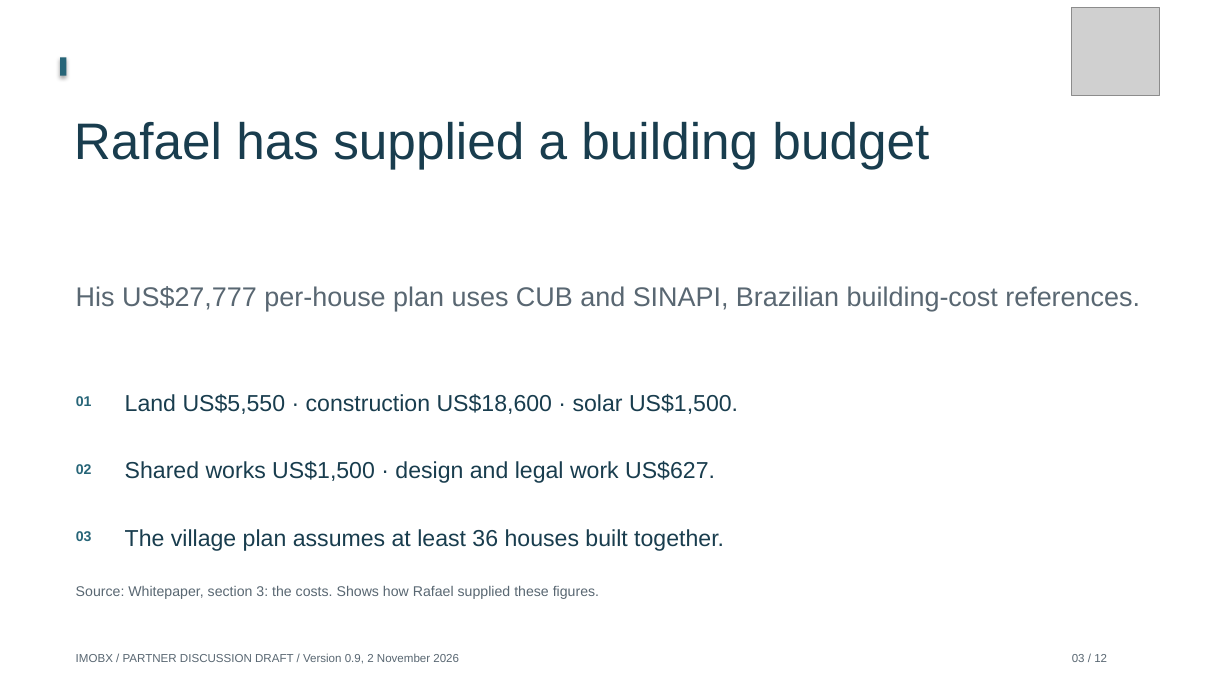
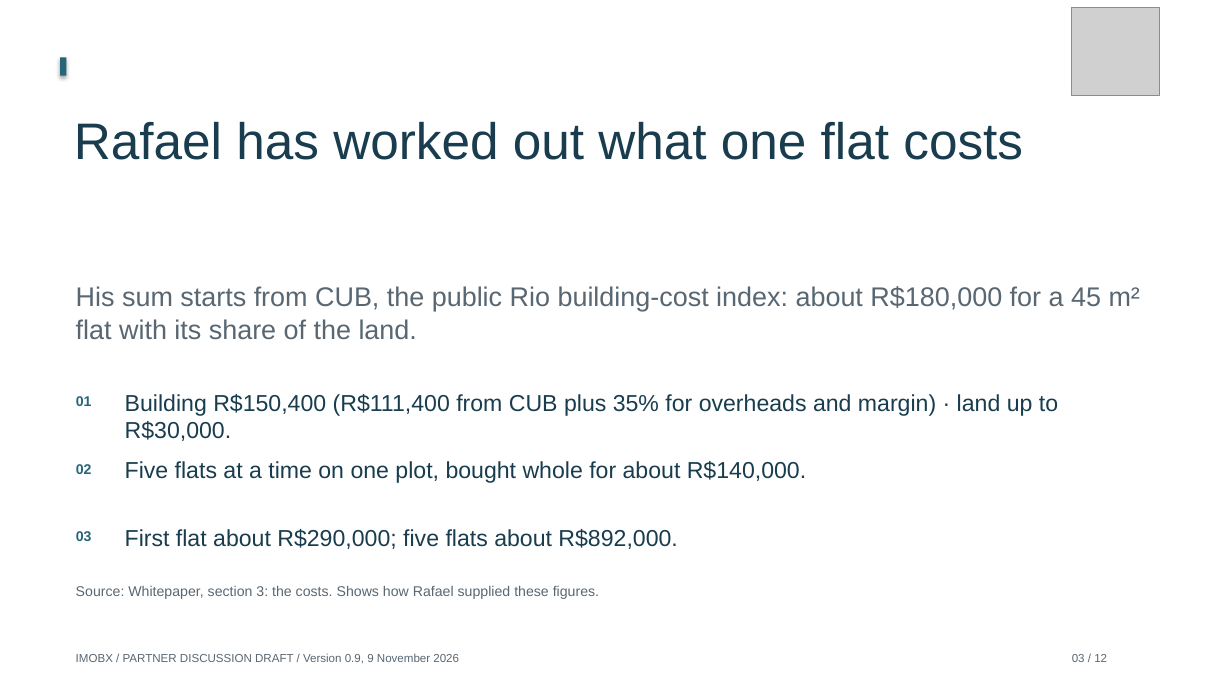
Before and after one commit to Siah-kin/imobx-website, a slide deck: slide 3 of pitchdeck.pptx. Drawn at 1232x693 pixels with LibreOffice and Linux fonts; fonts in the diff are those of the drawing; grey boxes stand for pictures. Boxes give left, top, right and bottom in pixels: in the first picture for what was removed or moved away, otherwise in the second. Text is boxed around its words. In the diff, an @@ line names an element or a change of style, - is before the commit and + after.

```diff
--- a/pitchdeck.pptx
+++ b/pitchdeck.pptx
@@ text at <box>74,121,1023,160</box>: text changed @@
-Rafael has supplied a building budget
+Rafael has worked out what one flat costs
@@ text at <box>76,286,1140,340</box>: text changed @@
-His US$27,777 per-house plan uses CUB and SINAPI, Brazilian building-cost references.
+His sum starts from CUB, the public Rio building-cost index: about R$180,000 for a 45 m² flat with its share of the land.
@@ text at <box>125,394,1058,441</box>: text changed @@
-Land US$5,550 · construction US$18,600 · solar US$1,500.
+Building R$150,400 (R$111,400 from CUB plus 35% for overheads and margin) · land up to R$30,000.
@@ text at <box>125,461,806,483</box>: text changed @@
-Shared works US$1,500 · design and legal work US$627.
+Five flats at a time on one plot, bought whole for about R$140,000.
@@ text at <box>125,529,677,549</box>: text changed @@
-The village plan assumes at least 36 houses built together.
+First flat about R$290,000; five flats about R$892,000.
@@ text at <box>76,653,459,664</box>: text changed @@
-IMOBX / PARTNER DISCUSSION DRAFT / Version 0.9, 2 November 2026
+IMOBX / PARTNER DISCUSSION DRAFT / Version 0.9, 9 November 2026
```
Also in this commit, not shown: 11 other slides changed, 10 other files.
